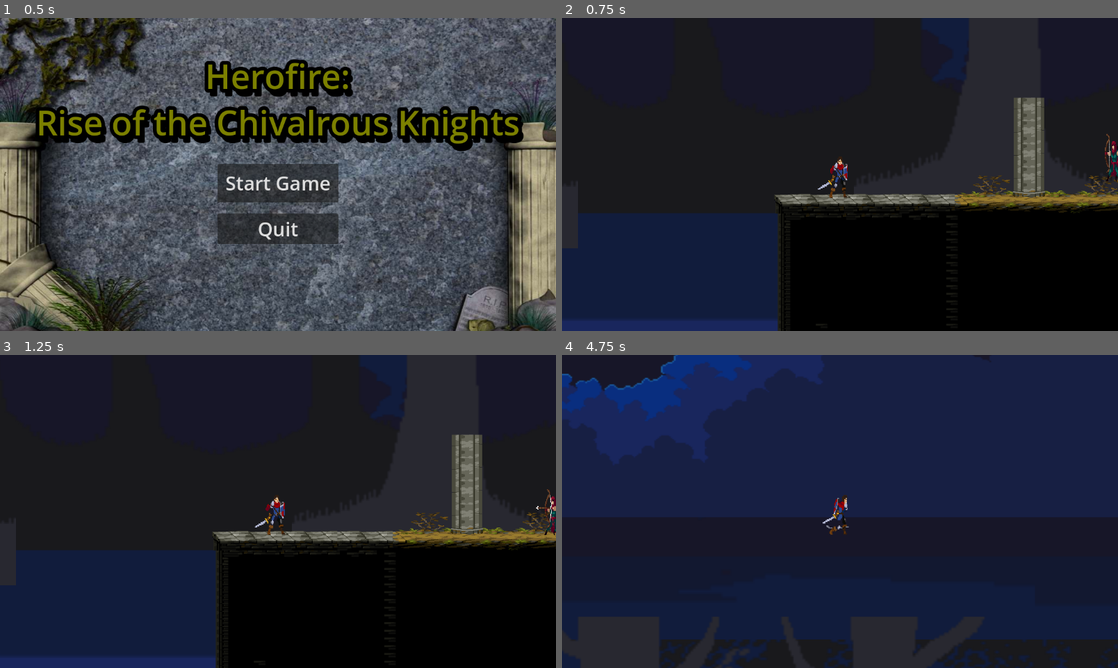
Above: before the commit, frames 1-4 (two rows, left to right).
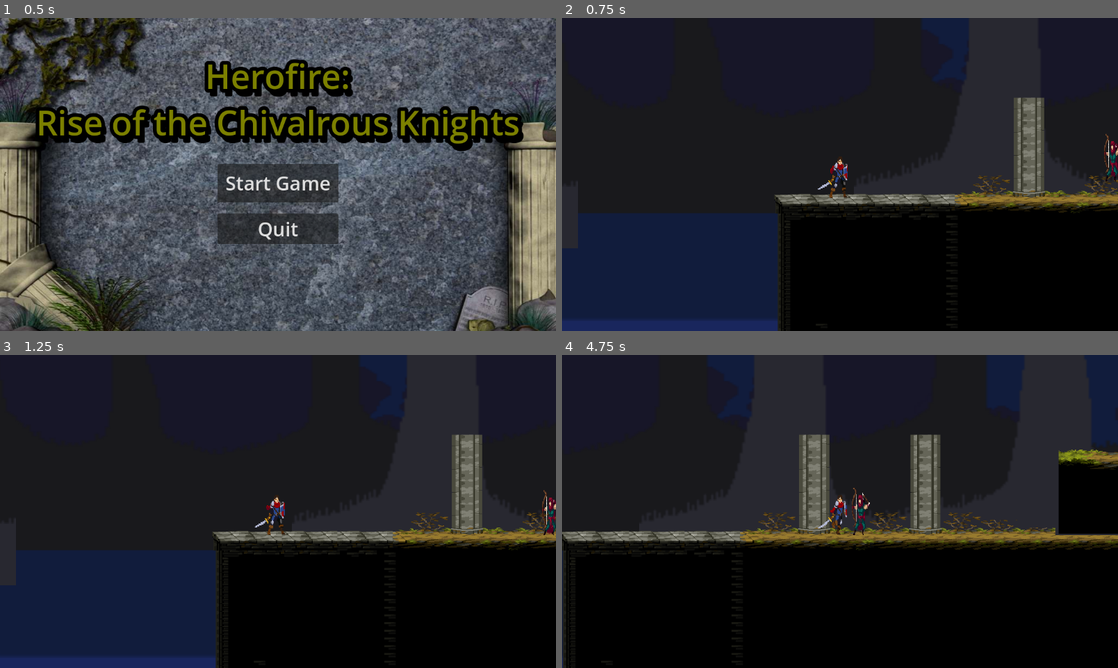
Above: after the commit, the same moments.

Repository: jcfdlr0508/-Game-development-Project
Game: Godot game, scene res://scenes/menu.tscn
Two runs of this game, one before a commit and one after it. Both use one fixed random seed, a clock stepped at 60 frames per second and the inputs below.
Inputs:
- Up to frame 1 (0.5 s): no input
- Up to frame 2 (0.75 s): click "Start Game" at 0.5 s
- Up to frame 3 (1.25 s): no input
- Up to frame 4 (4.75 s): hold Right (Right) 1.28-2.78 s; tap D (Attacking) at 1.35, 2.3, 2.85, 3.8, 4.35 s; tap A (Jump) at 1.52, 2.27, 3.77, 4.52 s; tap S (Blocking, bound only after the commit) at 1.55, 2.1, 3.05, 3.6, 4.55 s; hold Left (Left) 2.78-3.53 s; hold Right (Right) from 3.53 s (still down)

Frame 1 is identical in both runs. In frame 2, 0.2% of the frame differs, in the area x 97-100%, y 37-53%; in frame 3, 0.2%; in frame 4, 80%, in the area x 0-100%, y 0-100%.

Commit message:
archer finished

Diff:
--- a/project.godot
+++ b/project.godot
@@ -41,3 +41,8 @@
 "events": [Object(InputEventKey,"resource_local_to_scene":false,"resource_name":"","device":-1,"window_id":0,"alt_pressed":false,"shift_pressed":false,"ctrl_pressed":false,"meta_pressed":false,"pressed":false,"keycode":0,"physical_keycode":65,"key_label":0,"unicode":97,"echo":false,"script":null)
 ]
 }
+Blocking={
+"deadzone": 0.5,
+"events": [Object(InputEventKey,"resource_local_to_scene":false,"resource_name":"","device":-1,"window_id":0,"alt_pressed":false,"shift_pressed":false,"ctrl_pressed":false,"meta_pressed":false,"pressed":false,"keycode":0,"physical_keycode":83,"key_label":0,"unicode":115,"echo":false,"script":null)
+]
+}
--- a/scenes/Main_Character.gd
+++ b/scenes/Main_Character.gd
@@ -9,27 +9,38 @@
 var gravity = ProjectSettings.get_setting("physics/2d/default_gravity")
 var has_double_jump = false
 var isAttacking = false
+var isBlocking = false
 
 func _physics_process(delta):
 	if sprite_2d.animation == "attack1" and is_on_floor():
 		return
+	elif sprite_2d.animation == "attack1" and not is_on_floor():
+		velocity.y += gravity * delta
+	if sprite_2d.animation == "blocking" and is_on_floor():
+		return
+	elif sprite_2d.animation == "blocking" and not is_on_floor():
+		velocity.y += gravity * delta
 
 	if Input.is_action_just_pressed("Attacking"):
 		sprite_2d.play("attack1")
 		isAttacking = true
+		isBlocking = false
 		$AttackArea/CollisionShape2D.disabled = false
 
-	if not isAttacking:
+	if Input.is_action_just_pressed("Blocking"):
+		sprite_2d.play("blocking")
+		isBlocking = true
+		isAttacking = false
+
+	if not isAttacking and not isBlocking:
 		if (velocity.x > 1 or velocity.x < -1):
 			sprite_2d.play("running")
-			isAttacking = false
-
 		else:
 			sprite_2d.play("idle")
 
 		if not is_on_floor():
 			velocity.y += gravity * delta
-			sprite_2d.animation = "jumping"
+			sprite_2d.play("jumping")
 		else:
 			has_double_jump = false
 
@@ -49,7 +60,6 @@
 			else:
 				$AttackArea/CollisionShape2D.position.x = 182
 			sprite_2d.animation = "running"
-			isAttacking = false
 		else:
 			if is_on_floor():
 				sprite_2d.animation = "idle"
@@ -57,6 +67,10 @@
 
 	move_and_slide()
 
+func _input(event):
+	if event.is_action_released("Blocking"):
+		isBlocking = false
+		sprite_2d.play("idle")
 
 func _on_sprite_2d_animation_finished():
 	if sprite_2d.animation == "attack1":
--- a/scenes/Main_Character.tscn
+++ b/scenes/Main_Character.tscn
@@ -13,16 +13,24 @@
 [ext_resource type="Texture2D" uid="uid://crlrtwoltarrq" path="res://Player/Attack1/HeroKnight_Attack1_4.png" id="6_gqd03"]
 [ext_resource type="Texture2D" uid="uid://dvysl1psorx5o" path="res://Player/Idle/HeroKnight_Idle_4.png" id="7_dabl0"]
 [ext_resource type="Texture2D" uid="uid://byknjgdomq2ai" path="res://Player/Attack1/HeroKnight_Attack1_5.png" id="7_ypmyt"]
+[ext_resource type="Texture2D" uid="uid://cm55elkric8fw" path="res://Player/Block/HeroKnight_Block Idle_0.png" id="8_4ryvi"]
 [ext_resource type="Texture2D" uid="uid://cg5rh5kjqgm1u" path="res://Player/Idle/HeroKnight_Idle_6.png" id="8_x5x42"]
+[ext_resource type="Texture2D" uid="uid://diaw4uj8b481f" path="res://Player/Block/HeroKnight_Block Idle_1.png" id="9_sxhfh"]
 [ext_resource type="Texture2D" uid="uid://dg7pxsuthqbdt" path="res://Player/Idle/HeroKnight_Idle_7.png" id="9_ueydr"]
+[ext_resource type="Texture2D" uid="uid://th1prhdqceg5" path="res://Player/Block/HeroKnight_Block Idle_2.png" id="10_jibk8"]
 [ext_resource type="Texture2D" uid="uid://dtg5wyk0aswtj" path="res://Player/Jump/HeroKnight_Jump_0.png" id="10_nmxrj"]
 [ext_resource type="Texture2D" uid="uid://cujolt6oueiwt" path="res://Player/Run/HeroKnight_Run_0.png" id="10_okour"]
 [ext_resource type="Texture2D" uid="uid://b0fnepsr8h8kc" path="res://Player/Run/HeroKnight_Run_1.png" id="11_dqrpr"]
+[ext_resource type="Texture2D" uid="uid://bov2l7gdq8twd" path="res://Player/Block/HeroKnight_Block Idle_3.png" id="11_grqu7"]
 [ext_resource type="Texture2D" uid="uid://bdudwsprimgkw" path="res://Player/Jump/HeroKnight_Jump_1.png" id="11_w8oec"]
 [ext_resource type="Texture2D" uid="uid://cy5nmhm03h5v0" path="res://Player/Jump/HeroKnight_Jump_2.png" id="12_d3223"]
 [ext_resource type="Texture2D" uid="uid://c7ab5p2w0kdjd" path="res://Player/Run/HeroKnight_Run_2.png" id="12_mj8ve"]
+[ext_resource type="Texture2D" uid="uid://dtwljqqnmhc5m" path="res://Player/Block/HeroKnight_Block Idle_4.png" id="12_ws4mk"]
 [ext_resource type="Texture2D" uid="uid://cgjwnk0dqfxs7" path="res://Player/Run/HeroKnight_Run_3.png" id="13_frklp"]
+[ext_resource type="Texture2D" uid="uid://raov7bvilji7" path="res://Player/Block/HeroKnight_Block Idle_5.png" id="13_lkqxd"]
 [ext_resource type="Texture2D" uid="uid://djjkefa4k3hqw" path="res://Player/Run/HeroKnight_Run_4.png" id="14_uhofu"]
+[ext_resource type="Texture2D" uid="uid://km0jvdyaq12o" path="res://Player/Block/HeroKnight_Block Idle_6.png" id="14_wwnug"]
+[ext_resource type="Texture2D" uid="uid://bxvd5ni2t45l4" path="res://Player/Block/HeroKnight_Block Idle_7.png" id="15_ekl4x"]
 [ext_resource type="Texture2D" uid="uid://c5yj4gbabr4ro" path="res://Player/Run/HeroKnight_Run_5.png" id="15_hmdb4"]
 [ext_resource type="Texture2D" uid="uid://bld1vrsfm4adc" path="res://Player/Run/HeroKnight_Run_6.png" id="16_yp0rh"]
 [ext_resource type="Texture2D" uid="uid://2sltpho3s057" path="res://Player/Run/HeroKnight_Run_7.png" id="17_ql70e"]
@@ -60,6 +68,35 @@
 }, {
 "frames": [{
 "duration": 1.0,
+"texture": ExtResource("8_4ryvi")
+}, {
+"duration": 1.0,
+"texture": ExtResource("9_sxhfh")
+}, {
+"duration": 1.0,
+"texture": ExtResource("10_jibk8")
+}, {
+"duration": 1.0,
+"texture": ExtResource("11_grqu7")
+}, {
+"duration": 1.0,
+"texture": ExtResource("12_ws4mk")
+}, {
+"duration": 1.0,
+"texture": ExtResource("13_lkqxd")
+}, {
+"duration": 1.0,
+"texture": ExtResource("14_wwnug")
+}, {
+"duration": 1.0,
+"texture": ExtResource("15_ekl4x")
+}],
+"loop": true,
+"name": &"blocking",
+"speed": 8.0
+}, {
+"frames": [{
+"duration": 1.0,
 "texture": SubResource("AtlasTexture_xsjv0")
 }, {
 "duration": 1.0,
@@ -85,7 +122,7 @@
 }],
 "loop": true,
 "name": &"idle",
-"speed": 5.0
+"speed": 6.0
 }, {
 "frames": [{
 "duration": 1.0,
@@ -151,7 +188,7 @@
 position = Vector2(135.5, 278)
 scale = Vector2(1.41, 2.10909)
 sprite_frames = SubResource("SpriteFrames_tuf0o")
-animation = &"running"
+animation = &"blocking"
 autoplay = "idle"
 
 [node name="CollisionShape2D" type="CollisionShape2D" parent="."]
--- a/scenes/enemy_archer.gd
+++ b/scenes/enemy_archer.gd
@@ -10,32 +10,31 @@
 var gravity = ProjectSettings.get_setting("physics/2d/default_gravity")
 var facing_right = false
 
-
 func _physics_process(delta):
 	#Idling Position
-	if sprite_2d.animation == "Idle":
+	if sprite_2d.animation == "idle":
 		sprite_2d.position.x = -57
+		if sprite_2d.flip_h == false:
+			sprite_2d.position.x = -51
 	#Attack Mechanism
 	if sprite_2d.animation == "attacking":
 		sprite_2d.position.x = -87
+		if sprite_2d.flip_h == false:
+			sprite_2d.position.x = -19
 
 	# Add the gravity.
 	if not is_on_floor():
 		velocity.y += gravity * delta
+
+	if !$RayCast2D.is_colliding() && is_on_floor():
+		flip()
+		if facing_right:
+			velocity.x = speed
+		else:
+			velocity.x = -speed
+	if velocity.x !=0:
+		sprite_2d.play("running")
 	move_and_slide()
-
-
-
-func _on_attack_player_detector_body_entered(body):
-	sprite_2d.play("attacking")
-	velocity.x = 0
-	sprite_2d.position.x = -87
-
-
-func _on_attack_player_detector_body_exited(body):
-	sprite_2d.play("Idle")
-	sprite_2d.position.x = -57
-
 
 func _on_player_detector_body_entered(body):
 	sprite_2d.play("idle")
@@ -47,8 +46,28 @@
 			sprite_2d.play("running")
 			velocity.x = -speed
 
+func _on_attack_player_detector_body_entered(body):
+	sprite_2d.play("attacking")
+	velocity.x = 0
+	sprite_2d.position.x = -87
 
 
+func _on_attack_player_detector_body_exited(body):
+	sprite_2d.play("idle")
+	sprite_2d.position.x = -57
+
 func _on_player_detector_body_exited(body):
-	sprite_2d.play("Idle")
+	sprite_2d.play("idle")
 	velocity.x = 0
+
+func flip():
+	facing_right = !facing_right
+
+	if facing_right:
+		sprite_2d.flip_h = false
+		$RayCast2D.position.x = 256
+		$"Attack Player Detector/CollisionShape2D".position.x = 901
+	else:
+		sprite_2d.flip_h = true
+		$RayCast2D.position.x = 223
+		$"Attack Player Detector/CollisionShape2D".position.x = 633
--- a/scenes/enemy_archer.tscn
+++ b/scenes/enemy_archer.tscn
@@ -9,11 +9,51 @@
 size = Vector2(12.6734, 3.02683)
 
 [sub_resource type="RectangleShape2D" id="RectangleShape2D_vmt1w"]
-size = Vector2(246, 21)
+size = Vector2(228, 21)
 
 [sub_resource type="RectangleShape2D" id="RectangleShape2D_uowur"]
 size = Vector2(31, 83)
 
+[sub_resource type="AtlasTexture" id="AtlasTexture_d6a3s"]
+atlas = ExtResource("3_yoi13")
+region = Rect2(0, 0, 180, 80)
+
+[sub_resource type="AtlasTexture" id="AtlasTexture_5pkp5"]
+atlas = ExtResource("3_yoi13")
+region = Rect2(180, 0, 180, 80)
+
+[sub_resource type="AtlasTexture" id="AtlasTexture_o7b1d"]
+atlas = ExtResource("3_yoi13")
+region = Rect2(360, 0, 180, 80)
+
+[sub_resource type="AtlasTexture" id="AtlasTexture_n8qc7"]
+atlas = ExtResource("3_yoi13")
+region = Rect2(540, 0, 180, 80)
+
+[sub_resource type="AtlasTexture" id="AtlasTexture_urogo"]
+atlas = ExtResource("3_yoi13")
+region = Rect2(720, 0, 180, 80)
+
+[sub_resource type="AtlasTexture" id="AtlasTexture_f3b3j"]
+atlas = ExtResource("3_yoi13")
+region = Rect2(900, 0, 180, 80)
+
+[sub_resource type="AtlasTexture" id="AtlasTexture_f6suj"]
+atlas = ExtResource("3_yoi13")
+region = Rect2(1080, 0, 180, 80)
+
+[sub_resource type="AtlasTexture" id="AtlasTexture_uymif"]
+atlas = ExtResource("3_yoi13")
+region = Rect2(1260, 0, 180, 80)
+
+[sub_resource type="AtlasTexture" id="AtlasTexture_0jdr3"]
+atlas = ExtResource("3_yoi13")
+region = Rect2(1440, 0, 180, 80)
+
+[sub_resource type="AtlasTexture" id="AtlasTexture_nvvl0"]
+atlas = ExtResource("3_yoi13")
+region = Rect2(1620, 0, 180, 80)
+
 [sub_resource type="AtlasTexture" id="AtlasTexture_pke02"]
 atlas = ExtResource("1_jmy8x")
 region = Rect2(0, 0, 128, 80)
@@ -45,46 +85,6 @@
 [sub_resource type="AtlasTexture" id="AtlasTexture_xii7o"]
 atlas = ExtResource("1_jmy8x")
 region = Rect2(896, 0, 128, 80)
-
-[sub_resource type="AtlasTexture" id="AtlasTexture_d6a3s"]
-atlas = ExtResource("3_yoi13")
-region = Rect2(0, 0, 180, 80)
-
-[sub_resource type="AtlasTexture" id="AtlasTexture_5pkp5"]
-atlas = ExtResource("3_yoi13")
-region = Rect2(180, 0, 180, 80)
-
-[sub_resource type="AtlasTexture" id="AtlasTexture_o7b1d"]
-atlas = ExtResource("3_yoi13")
-region = Rect2(360, 0, 180, 80)
-
-[sub_resource type="AtlasTexture" id="AtlasTexture_n8qc7"]
-atlas = ExtResource("3_yoi13")
-region = Rect2(540, 0, 180, 80)
-
-[sub_resource type="AtlasTexture" id="AtlasTexture_urogo"]
-atlas = ExtResource("3_yoi13")
-region = Rect2(720, 0, 180, 80)
-
-[sub_resource type="AtlasTexture" id="AtlasTexture_f3b3j"]
-atlas = ExtResource("3_yoi13")
-region = Rect2(900, 0, 180, 80)
-
-[sub_resource type="AtlasTexture" id="AtlasTexture_f6suj"]
-atlas = ExtResource("3_yoi13")
-region = Rect2(1080, 0, 180, 80)
-
-[sub_resource type="AtlasTexture" id="AtlasTexture_uymif"]
-atlas = ExtResource("3_yoi13")
-region = Rect2(1260, 0, 180, 80)
-
-[sub_resource type="AtlasTexture" id="AtlasTexture_0jdr3"]
-atlas = ExtResource("3_yoi13")
-region = Rect2(1440, 0, 180, 80)
-
-[sub_resource type="AtlasTexture" id="AtlasTexture_nvvl0"]
-atlas = ExtResource("3_yoi13")
-region = Rect2(1620, 0, 180, 80)
 
 [sub_resource type="AtlasTexture" id="AtlasTexture_s28k3"]
 atlas = ExtResource("4_jb65j")
@@ -120,35 +120,6 @@
 
 [sub_resource type="SpriteFrames" id="SpriteFrames_afeh1"]
 animations = [{
-"frames": [{
-"duration": 1.0,
-"texture": SubResource("AtlasTexture_pke02")
-}, {
-"duration": 1.0,
-"texture": SubResource("AtlasTexture_nxsnw")
-}, {
-"duration": 1.0,
-"texture": SubResource("AtlasTexture_0xotb")
-}, {
-"duration": 1.0,
-"texture": SubResource("AtlasTexture_lopre")
-}, {
-"duration": 1.0,
-"texture": SubResource("AtlasTexture_wgpt3")
-}, {
-"duration": 1.0,
-"texture": SubResource("AtlasTexture_efpx3")
-}, {
-"duration": 1.0,
-"texture": SubResource("AtlasTexture_mfar6")
-}, {
-"duration": 1.0,
-"texture": SubResource("AtlasTexture_xii7o")
-}],
-"loop": true,
-"name": &"Idle",
-"speed": 9.0
-}, {
 "frames": [{
 "duration": 1.0,
 "texture": SubResource("AtlasTexture_d6a3s")
@@ -182,6 +153,35 @@
 }],
 "loop": true,
 "name": &"attacking",
+"speed": 9.0
+}, {
+"frames": [{
+"duration": 1.0,
+"texture": SubResource("AtlasTexture_pke02")
+}, {
+"duration": 1.0,
+"texture": SubResource("AtlasTexture_nxsnw")
+}, {
+"duration": 1.0,
+"texture": SubResource("AtlasTexture_0xotb")
+}, {
+"duration": 1.0,
+"texture": SubResource("AtlasTexture_lopre")
+}, {
+"duration": 1.0,
+"texture": SubResource("AtlasTexture_wgpt3")
+}, {
+"duration": 1.0,
+"texture": SubResource("AtlasTexture_efpx3")
+}, {
+"duration": 1.0,
+"texture": SubResource("AtlasTexture_mfar6")
+}, {
+"duration": 1.0,
+"texture": SubResource("AtlasTexture_xii7o")
+}],
+"loop": true,
+"name": &"idle",
 "speed": 9.0
 }, {
 "frames": [{
@@ -230,7 +230,7 @@
 position = Vector2(-526, -7)
 
 [node name="CollisionShape2D" type="CollisionShape2D" parent="Attack Player Detector"]
-position = Vector2(645, 210.5)
+position = Vector2(633, 210.5)
 shape = SubResource("RectangleShape2D_vmt1w")
 debug_color = Color(0.988235, 0, 0.294118, 0.419608)
 
@@ -240,13 +240,16 @@
 
 [node name="AnimatedSprite2D" type="AnimatedSprite2D" parent="."]
 texture_filter = 1
-position = Vector2(-53, -59)
+position = Vector2(-52, -59)
 scale = Vector2(1.24351, 2.50156)
 sprite_frames = SubResource("SpriteFrames_afeh1")
-animation = &"Idle"
-autoplay = "Idle"
+animation = &"running"
+autoplay = "idle"
 offset = Vector2(234.667, 92.3026)
 flip_h = true
+
+[node name="RayCast2D" type="RayCast2D" parent="."]
+position = Vector2(223, 235)
 
 [connection signal="body_entered" from="Player Detector" to="." method="_on_player_detector_body_entered"]
 [connection signal="body_exited" from="Player Detector" to="." method="_on_player_detector_body_exited"]
Binary file added: Player/Block/HeroKnight_Block Idle_0.png
Not shown, added: Player/Block/HeroKnight_Block Idle_0.png.import
Binary file added: Player/Block/HeroKnight_Block Idle_1.png
Not shown, added: Player/Block/HeroKnight_Block Idle_1.png.import
Binary file added: Player/Block/HeroKnight_Block Idle_2.png
Not shown, added: Player/Block/HeroKnight_Block Idle_2.png.import
Binary file added: Player/Block/HeroKnight_Block Idle_3.png
Not shown, added: Player/Block/HeroKnight_Block Idle_3.png.import
Binary file added: Player/Block/HeroKnight_Block Idle_4.png
Not shown, added: Player/Block/HeroKnight_Block Idle_4.png.import
Binary file added: Player/Block/HeroKnight_Block Idle_5.png
Not shown, added: Player/Block/HeroKnight_Block Idle_5.png.import
(and 5 more such lines)
